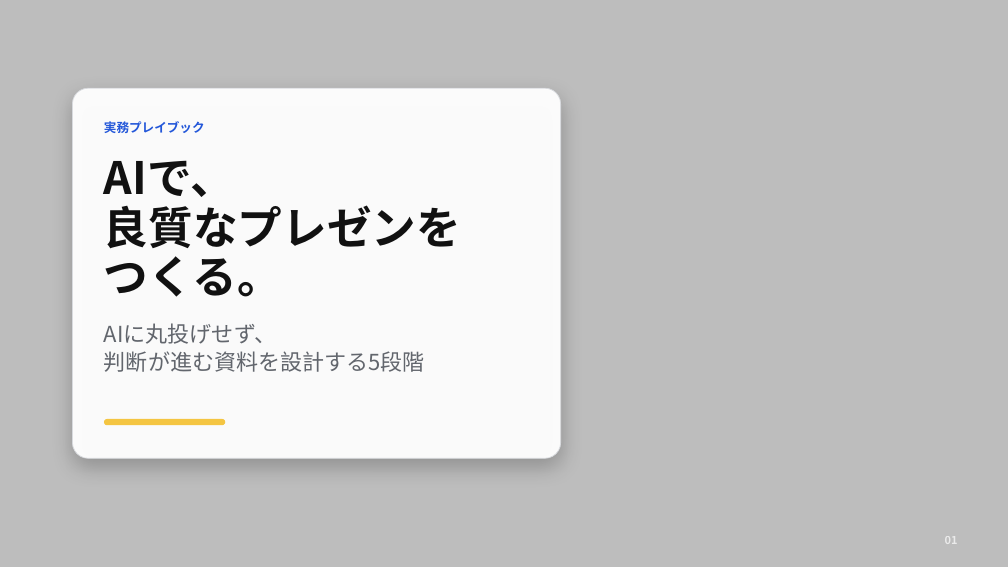
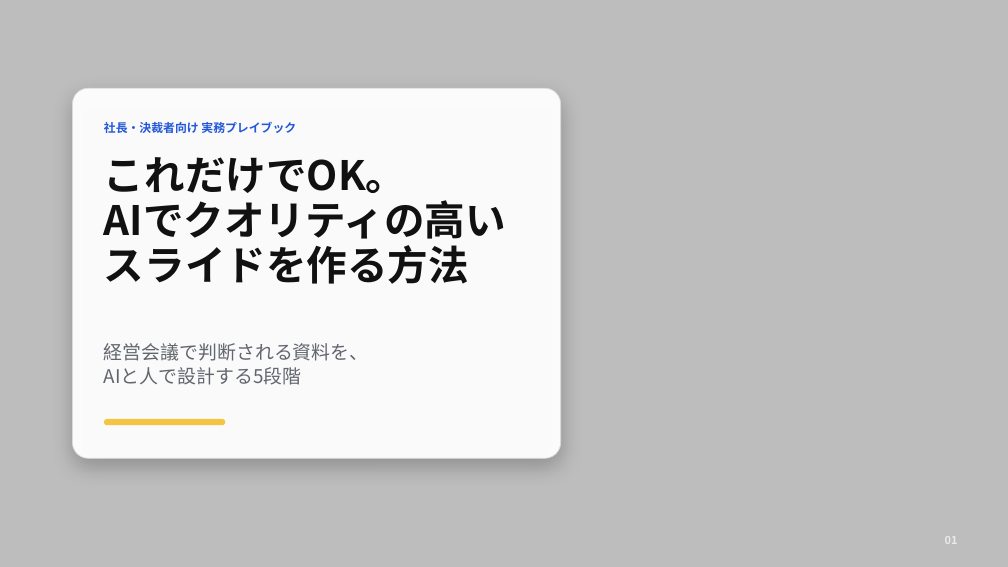
Before and after one commit to Bivrosttt/ai-komon2, a slide deck: slide 1 of materials/ai-komon-ai-presentation-masterclass.pptx. Drawn at 1008x567 pixels with LibreOffice and Linux fonts; fonts in the diff are those of the drawing; background and template pictures are left out. Boxes give left, top, right and bottom in pixels: in the first picture for what was removed or moved away, otherwise in the second. Text is boxed around its words. In the diff, an @@ line names an element or a change of style, - is before the commit and + after.

Commit message:
AIプレゼン教材を社長決裁者向けに訴求改善

```diff
--- a/materials/ai-komon-ai-presentation-masterclass.pptx
+++ b/materials/ai-komon-ai-presentation-masterclass.pptx
@@ text at <box>104,122,296,133</box>: text changed; size 12 to 11.2 pt @@
-実務プレイブック
+社長・決裁者向け 実務プレイブック
@@ text at <box>104,157,506,284</box>: text changed; size 42.6 to 38.6 pt @@
-AIで、
-良質なプレゼンを
-つくる。
+これだけでOK。
+AIでクオリティの高い
+スライドを作る方法
@@ text at <box>104,343,369,385</box>: text changed; size 21 to 18 pt @@
-AIに丸投げせず、
-判断が進む資料を設計する5段階
+経営会議で判断される資料を、
+AIと人で設計する5段階
```
Also in this commit, not shown: 5 other slides changed, 9 other files.
